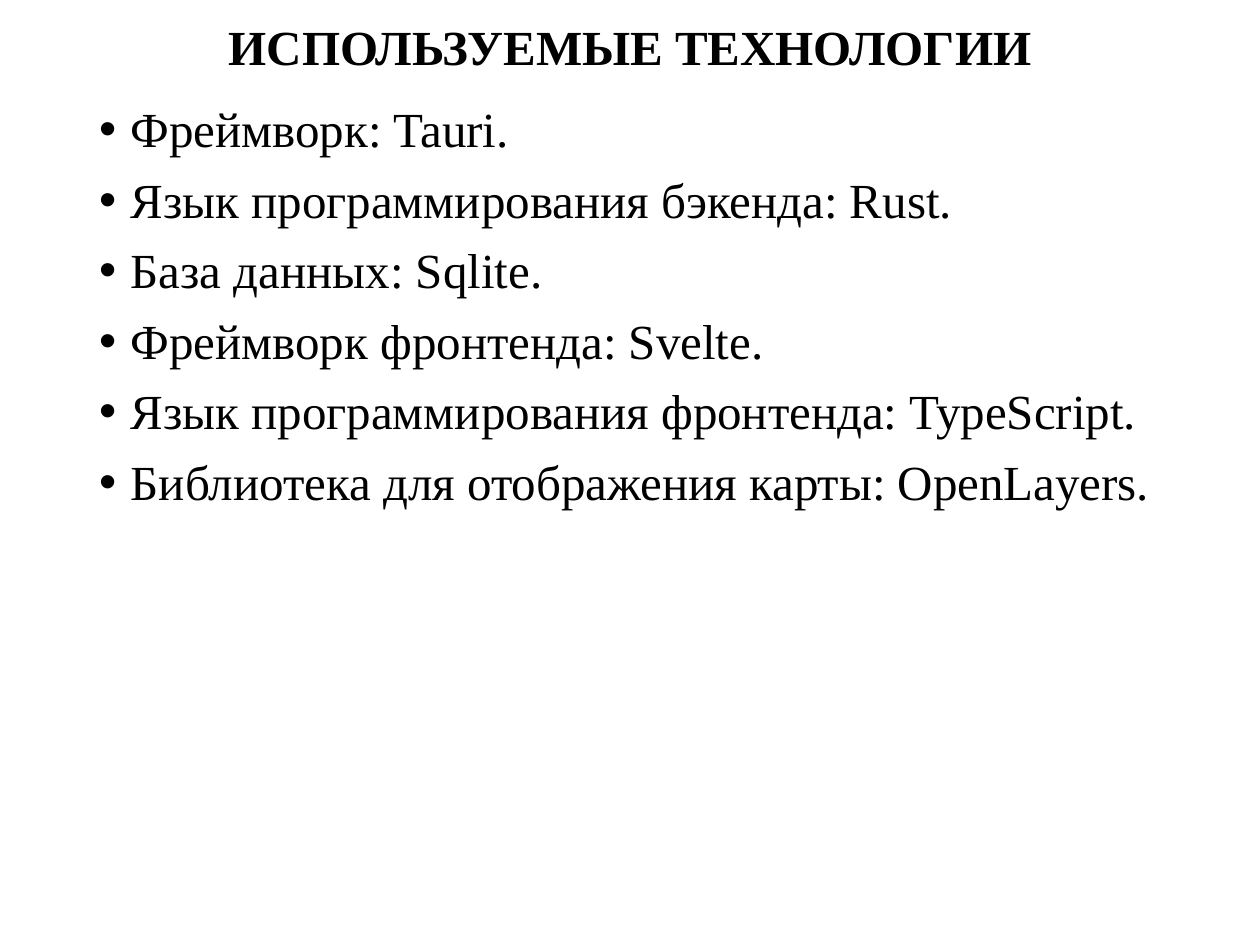
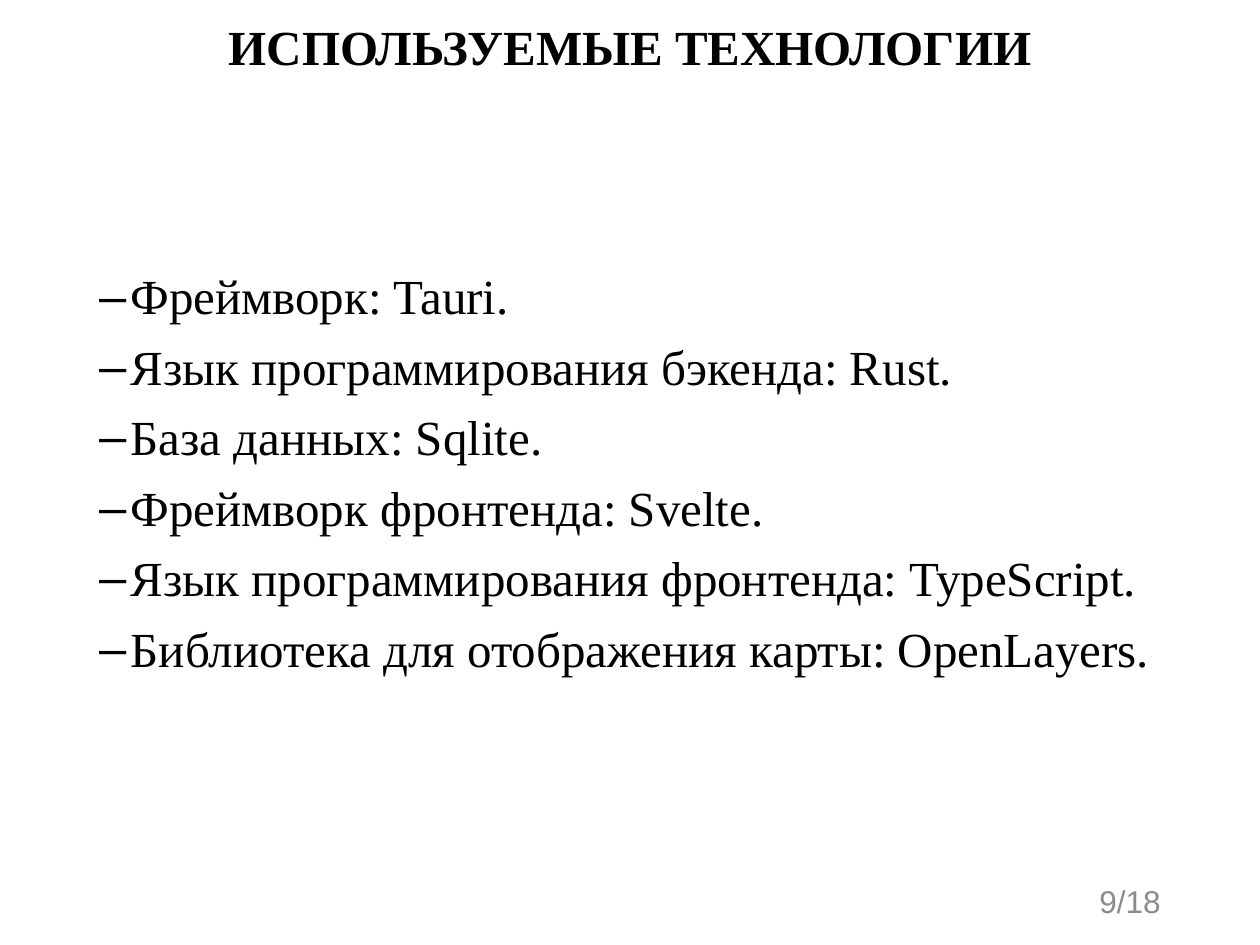
Before and after one commit to evgenkot/uav-route-calculation, a slide deck: slide 9 of doc/Raschupkin_EV_UAV_Route_Planning.pptx (slide 8 before the commit). Drawn at 1260x945 pixels with LibreOffice and Linux fonts; fonts in the diff are those of the drawing. Boxes give left, top, right and bottom in pixels: in the first picture for what was removed or moved away, otherwise in the second. Text is boxed around its words. In the diff, an @@ line names an element or a change of style, - is before the commit and + after.

```diff
--- a/doc/Raschupkin_EV_UAV_Route_Planning.pptx
+++ b/doc/Raschupkin_EV_UAV_Route_Planning.pptx
@@ text "Фреймворк: Tauri." at [131, 280, 1149, 676]: bullet • to –; vertical alignment top to middle @@
@@ page number added at [1099, 890, 1160, 913], 18 pt, text #8C8C8C @@
+9/18
```
Also in this commit, not shown: 16 other slides changed, 1 slide added, 1 other file.
